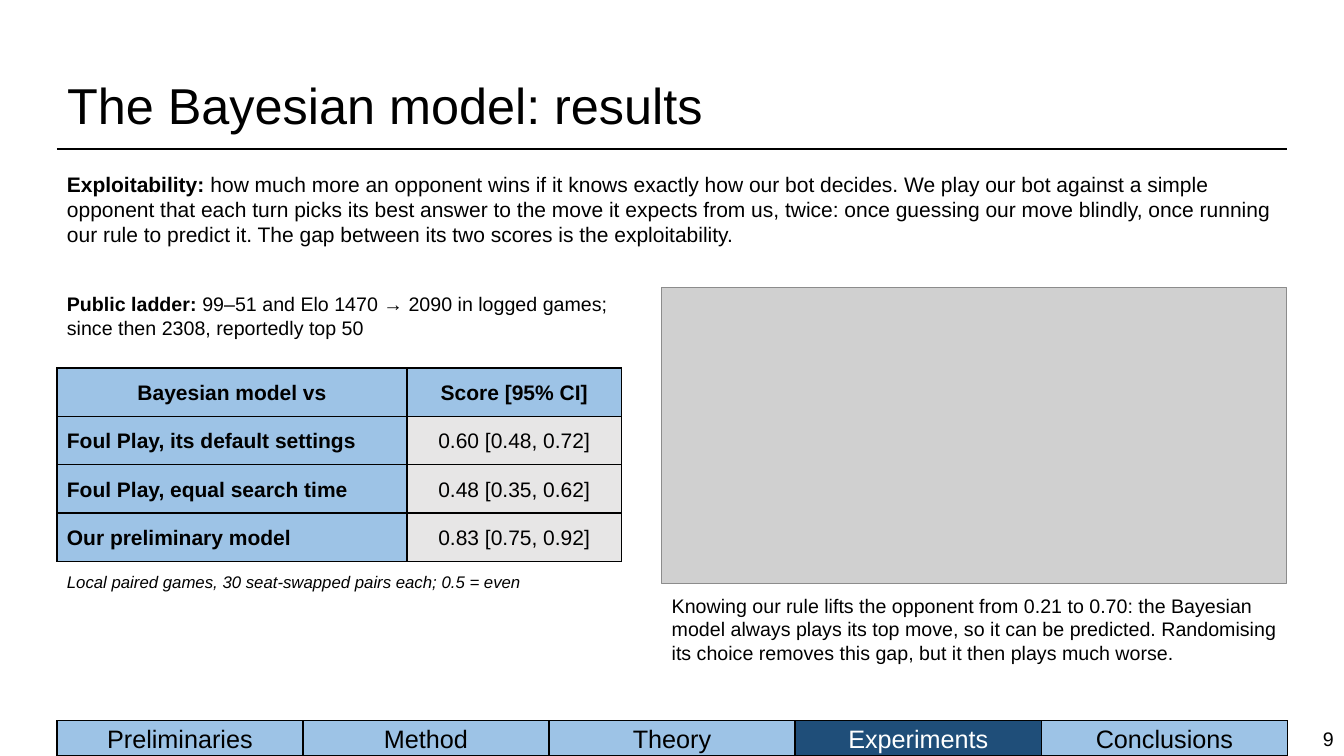
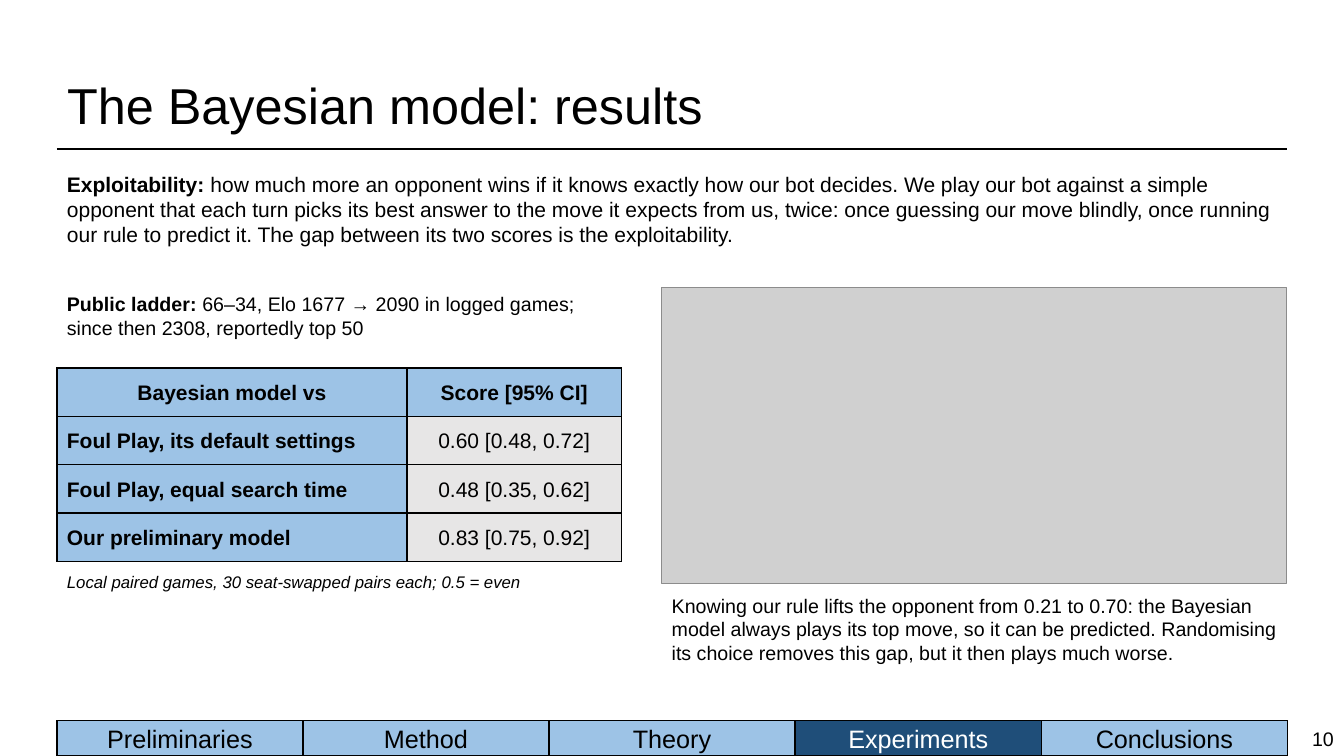
Before and after one commit to BioFanat/pokemon-equilibrium-engine, a slide deck: slide 10 of report/slides/deck.pptx (slide 9 before the commit). Drawn at 1344x756 pixels with LibreOffice and Linux fonts; fonts in the diff are those of the drawing; grey boxes stand for pictures. Boxes give left, top, right and bottom in pixels: in the first picture for what was removed or moved away, otherwise in the second. Text is boxed around its words. In the diff, an @@ line names an element or a change of style, - is before the commit and + after.

Commit message:
Preliminary vs Bayesian: single ladder table (64-36 / 66-34), Foul Play and exploitability comparison, new Figure 2, Figure 1 retitled by finding, Hedge-limitations slide

```diff
--- a/report/slides/deck.pptx
+++ b/report/slides/deck.pptx
@@ text at [67,296,574,339]: text changed @@
-Public ladder: 99–51 and Elo 1470 → 2090 in logged games; since then 2308, reportedly top 50
+Public ladder: 66–34, Elo 1677 → 2090 in logged games; since then 2308, reportedly top 50
@@ page number at [1312,732,1334,747]: text changed @@
-9
+10
```
Also in this commit, not shown: 2 other slides changed, 1 slide added, 11 other files.
